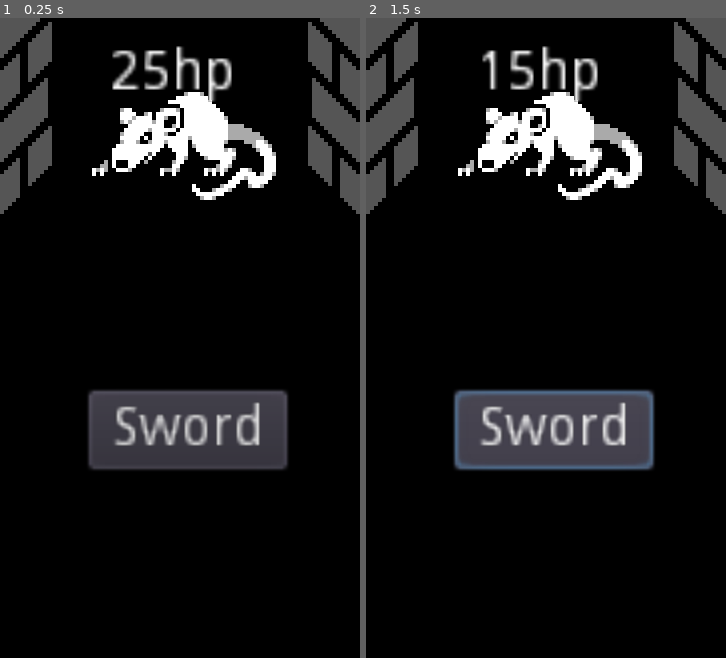
Above: before the commit, frames 1-2 (left to right).
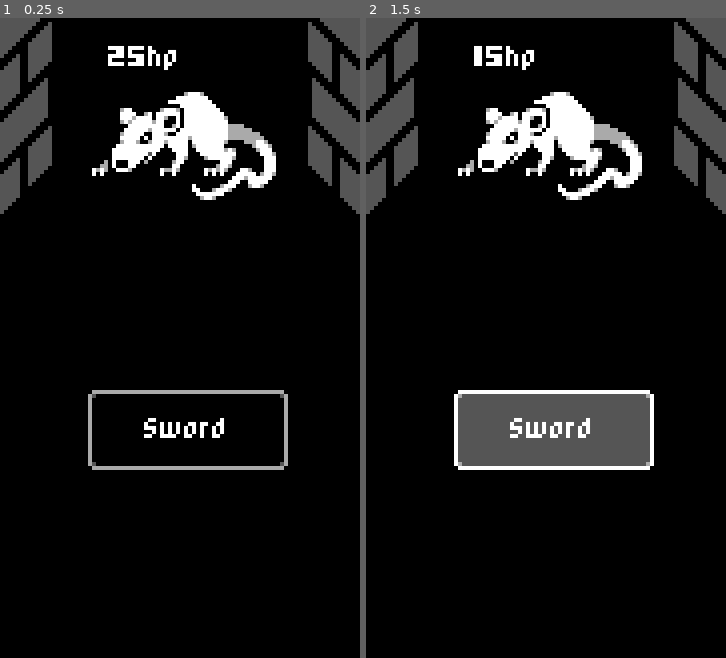
Above: after the commit, the same moments.

Repository: woliveira82/godot-mobile-rpg
Game: Godot game, scene res://Battle.tscn
Same seed, same stepped clock (60 frames per second), same inputs: the game is played once before the commit and once after it.
Inputs:
- Up to frame 1 (0.25 s): no input
- Up to frame 2 (1.5 s): click "Sword" at 0.5 s; click "Sword" at 1.25 s

The runs differ from the first frame. In frame 1, 8.3% of the frame differs, in the area x 24-80%, y 4-71%; in frame 2, 3.6%.

Commit message:
feat: create default theme

Diff:
--- a/project.godot
+++ b/project.godot
@@ -26,6 +26,7 @@
 [gui]
 
 common/drop_mouse_on_gui_input_disabled=true
+theme/custom="res://themes/DefaultTheme.tres"
 
 [importer_defaults]
 
--- /dev/null
+++ b/themes/Button9Frame.tres
@@ -0,0 +1,11 @@
+[gd_resource type="StyleBoxTexture" load_steps=2 format=2]
+
+[ext_resource path="res://assets/images/Button9Slice.png" type="Texture" id=1]
+
+[resource]
+texture = ExtResource( 1 )
+region_rect = Rect2( 0, 0, 6, 6 )
+margin_left = 2.0
+margin_right = 2.0
+margin_top = 2.0
+margin_bottom = 2.0
--- /dev/null
+++ b/themes/Button9FrameHover.tres
@@ -0,0 +1,11 @@
+[gd_resource type="StyleBoxTexture" load_steps=2 format=2]
+
+[ext_resource path="res://assets/images/Button9SliceHover.png" type="Texture" id=1]
+
+[resource]
+texture = ExtResource( 1 )
+region_rect = Rect2( 0, 0, 6, 6 )
+margin_left = 2.0
+margin_right = 2.0
+margin_top = 2.0
+margin_bottom = 2.0
--- /dev/null
+++ b/themes/Button9FramePressed.tres
@@ -0,0 +1,11 @@
+[gd_resource type="StyleBoxTexture" load_steps=2 format=2]
+
+[ext_resource path="res://assets/images/Button9SlicePressed.png" type="Texture" id=1]
+
+[resource]
+texture = ExtResource( 1 )
+region_rect = Rect2( 0, 0, 6, 6 )
+margin_left = 2.0
+margin_right = 2.0
+margin_top = 2.0
+margin_bottom = 2.0
--- /dev/null
+++ b/themes/DefaultFont.tres
@@ -0,0 +1,8 @@
+[gd_resource type="DynamicFont" load_steps=2 format=2]
+
+[ext_resource path="res://assets/PixelRPG.ttf" type="DynamicFontData" id=1]
+
+[resource]
+size = 6
+extra_spacing_bottom = -2
+font_data = ExtResource( 1 )
--- /dev/null
+++ b/themes/DefaultTheme.tres
@@ -0,0 +1,136 @@
+[gd_resource type="Theme" load_steps=7 format=2]
+
+[ext_resource path="res://themes/DefaultFont.tres" type="DynamicFont" id=1]
+[ext_resource path="res://themes/Button9FrameHover.tres" type="StyleBox" id=2]
+[ext_resource path="res://themes/Button9FramePressed.tres" type="StyleBox" id=3]
+[ext_resource path="res://themes/Panel9Frame.tres" type="StyleBox" id=4]
+[ext_resource path="res://themes/Button9Frame.tres" type="StyleBox" id=5]
+
+[sub_resource type="StyleBoxEmpty" id=1]
+
+[resource]
+default_font = ExtResource( 1 )
+Button/colors/font_color = Color( 1, 1, 1, 1 )
+Button/colors/font_color_disabled = Color( 1, 1, 1, 1 )
+Button/colors/font_color_focus = Color( 1, 1, 1, 1 )
+Button/colors/font_color_hover = Color( 1, 1, 1, 1 )
+Button/colors/font_color_pressed = Color( 0, 0, 0, 1 )
+Button/constants/hseparation = 0
+Button/fonts/font = ExtResource( 1 )
+Button/styles/disabled = ExtResource( 5 )
+Button/styles/focus = SubResource( 1 )
+Button/styles/hover = ExtResource( 2 )
+Button/styles/normal = ExtResource( 5 )
+Button/styles/pressed = ExtResource( 3 )
+CheckBox/colors/font_color = Color( 0, 0, 0, 1 )
+CheckBox/colors/font_color_disabled = Color( 0, 0, 0, 1 )
+CheckBox/colors/font_color_focus = Color( 0, 0, 0, 1 )
+CheckBox/colors/font_color_hover = Color( 0, 0, 0, 1 )
+CheckBox/colors/font_color_hover_pressed = Color( 0, 0, 0, 1 )
+CheckBox/colors/font_color_pressed = Color( 0, 0, 0, 1 )
+CheckBox/constants/check_vadjust = 0
+CheckBox/constants/hseparation = 0
+CheckBox/fonts/font = ExtResource( 1 )
+CheckBox/icons/checked = null
+CheckBox/icons/checked_disabled = null
+CheckBox/icons/radio_checked = null
+CheckBox/icons/radio_checked_disabled = null
+CheckBox/icons/radio_unchecked = null
+CheckBox/icons/radio_unchecked_disabled = null
+CheckBox/icons/unchecked = null
+CheckBox/icons/unchecked_disabled = null
+CheckBox/styles/disabled = null
+CheckBox/styles/focus = null
+CheckBox/styles/hover = null
+CheckBox/styles/hover_pressed = null
+CheckBox/styles/normal = null
+CheckBox/styles/pressed = null
+Dialogs/constants/button_margin = 0
+Dialogs/constants/margin = 0
+Fonts/fonts/large = ExtResource( 1 )
+Fonts/fonts/normal = ExtResource( 1 )
+Label/colors/font_color = Color( 1, 1, 1, 1 )
+Label/colors/font_color_shadow = Color( 0.533333, 0.533333, 0.533333, 1 )
+Label/colors/font_outline_modulate = Color( 0, 0, 0, 1 )
+Label/constants/line_spacing = 0
+Label/constants/shadow_as_outline = 0
+Label/constants/shadow_offset_x = 0
+Label/constants/shadow_offset_y = 0
+Label/fonts/font = ExtResource( 1 )
+Label/styles/normal = null
+LineEdit/colors/clear_button_color = Color( 0, 0, 0, 1 )
+LineEdit/colors/clear_button_color_pressed = Color( 0, 0, 0, 1 )
+LineEdit/colors/cursor_color = Color( 0, 0, 0, 1 )
+LineEdit/colors/font_color = Color( 0, 0, 0, 1 )
+LineEdit/colors/font_color_selected = Color( 0, 0, 0, 1 )
+LineEdit/colors/font_color_uneditable = Color( 0, 0, 0, 1 )
+LineEdit/colors/selection_color = Color( 0, 0, 0, 1 )
+LineEdit/constants/minimum_spaces = 0
+LineEdit/fonts/font = ExtResource( 1 )
+LineEdit/icons/clear = null
+LineEdit/styles/focus = null
+LineEdit/styles/normal = null
+LineEdit/styles/read_only = null
+LinkButton/colors/font_color = Color( 0, 0, 0, 1 )
+LinkButton/colors/font_color_focus = Color( 0, 0, 0, 1 )
+LinkButton/colors/font_color_hover = Color( 0, 0, 0, 1 )
+LinkButton/colors/font_color_pressed = Color( 0, 0, 0, 1 )
+LinkButton/constants/underline_spacing = 0
+LinkButton/fonts/font = ExtResource( 1 )
+LinkButton/styles/focus = null
+MarginContainer/constants/margin_bottom = 0
+MarginContainer/constants/margin_left = 0
+MarginContainer/constants/margin_right = 0
+MarginContainer/constants/margin_top = 0
+MenuButton/colors/font_color = Color( 0, 0, 0, 1 )
+MenuButton/colors/font_color_disabled = Color( 0, 0, 0, 1 )
+MenuButton/colors/font_color_focus = Color( 0, 0, 0, 1 )
+MenuButton/colors/font_color_hover = Color( 0, 0, 0, 1 )
+MenuButton/colors/font_color_pressed = Color( 0, 0, 0, 1 )
+MenuButton/constants/hseparation = 0
+MenuButton/fonts/font = ExtResource( 1 )
+MenuButton/styles/disabled = null
+MenuButton/styles/focus = null
+MenuButton/styles/hover = null
+MenuButton/styles/normal = null
+MenuButton/styles/pressed = null
+Panel/styles/panel = ExtResource( 4 )
+TextEdit/colors/background_color = Color( 0, 0, 0, 1 )
+TextEdit/colors/bookmark_color = Color( 0, 0, 0, 1 )
+TextEdit/colors/brace_mismatch_color = Color( 0, 0, 0, 1 )
+TextEdit/colors/breakpoint_color = Color( 0, 0, 0, 1 )
+TextEdit/colors/caret_background_color = Color( 0, 0, 0, 1 )
+TextEdit/colors/caret_color = Color( 0, 0, 0, 1 )
+TextEdit/colors/code_folding_color = Color( 0, 0, 0, 1 )
+TextEdit/colors/completion_background_color = Color( 0, 0, 0, 1 )
+TextEdit/colors/completion_existing_color = Color( 0, 0, 0, 1 )
+TextEdit/colors/completion_font_color = Color( 0, 0, 0, 1 )
+TextEdit/colors/completion_scroll_color = Color( 0, 0, 0, 1 )
+TextEdit/colors/completion_selected_color = Color( 0, 0, 0, 1 )
+TextEdit/colors/current_line_color = Color( 0, 0, 0, 1 )
+TextEdit/colors/executing_line_color = Color( 0, 0, 0, 1 )
+TextEdit/colors/font_color = Color( 0, 0, 0, 1 )
+TextEdit/colors/font_color_readonly = Color( 0, 0, 0, 1 )
+TextEdit/colors/font_color_selected = Color( 0, 0, 0, 1 )
+TextEdit/colors/function_color = Color( 0, 0, 0, 1 )
+TextEdit/colors/line_number_color = Color( 0, 0, 0, 1 )
+TextEdit/colors/mark_color = Color( 0, 0, 0, 1 )
+TextEdit/colors/member_variable_color = Color( 0, 0, 0, 1 )
+TextEdit/colors/number_color = Color( 0, 0, 0, 1 )
+TextEdit/colors/safe_line_number_color = Color( 0, 0, 0, 1 )
+TextEdit/colors/selection_color = Color( 0, 0, 0, 1 )
+TextEdit/colors/symbol_color = Color( 0, 0, 0, 1 )
+TextEdit/colors/word_highlighted_color = Color( 0, 0, 0, 1 )
+TextEdit/constants/completion_lines = 0
+TextEdit/constants/completion_max_width = 0
+TextEdit/constants/completion_scroll_width = 0
+TextEdit/constants/line_spacing = 0
+TextEdit/fonts/font = ExtResource( 1 )
+TextEdit/icons/fold = null
+TextEdit/icons/folded = null
+TextEdit/icons/space = null
+TextEdit/icons/tab = null
+TextEdit/styles/completion = ExtResource( 4 )
+TextEdit/styles/focus = ExtResource( 4 )
+TextEdit/styles/normal = ExtResource( 4 )
+TextEdit/styles/read_only = ExtResource( 4 )
--- /dev/null
+++ b/themes/Panel9Frame.tres
@@ -0,0 +1,11 @@
+[gd_resource type="StyleBoxTexture" load_steps=2 format=2]
+
+[ext_resource path="res://assets/images/Panel9Slice.png" type="Texture" id=1]
+
+[resource]
+texture = ExtResource( 1 )
+region_rect = Rect2( 0, 0, 6, 6 )
+margin_left = 2.0
+margin_right = 2.0
+margin_top = 2.0
+margin_bottom = 2.0
